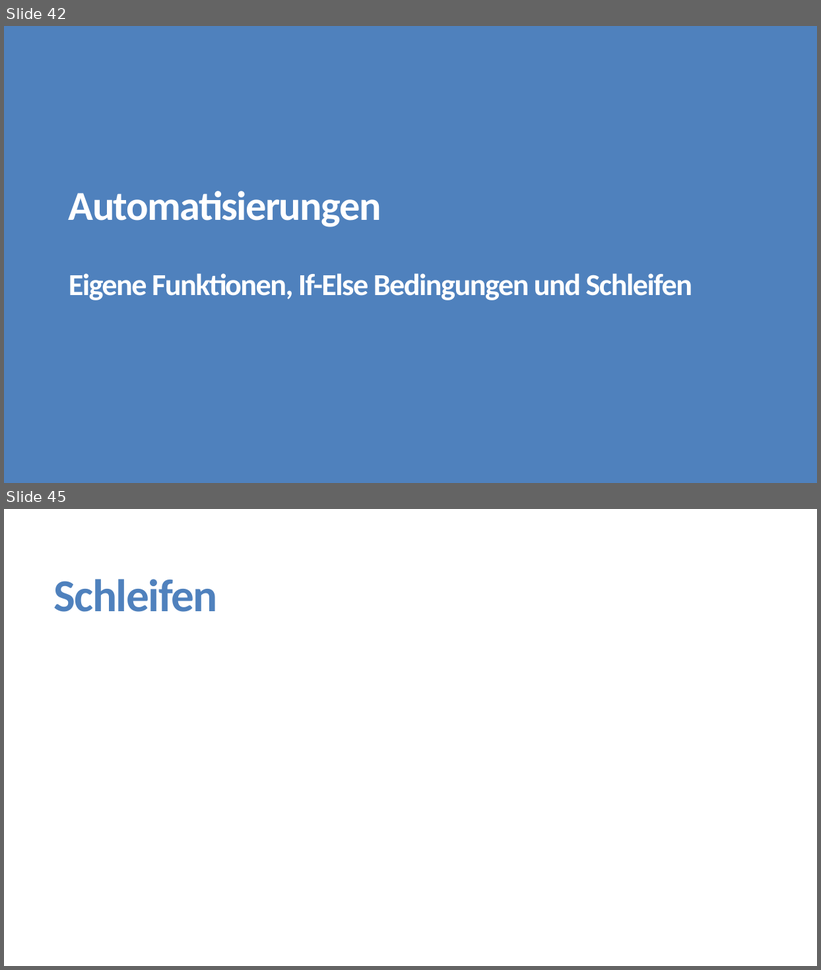
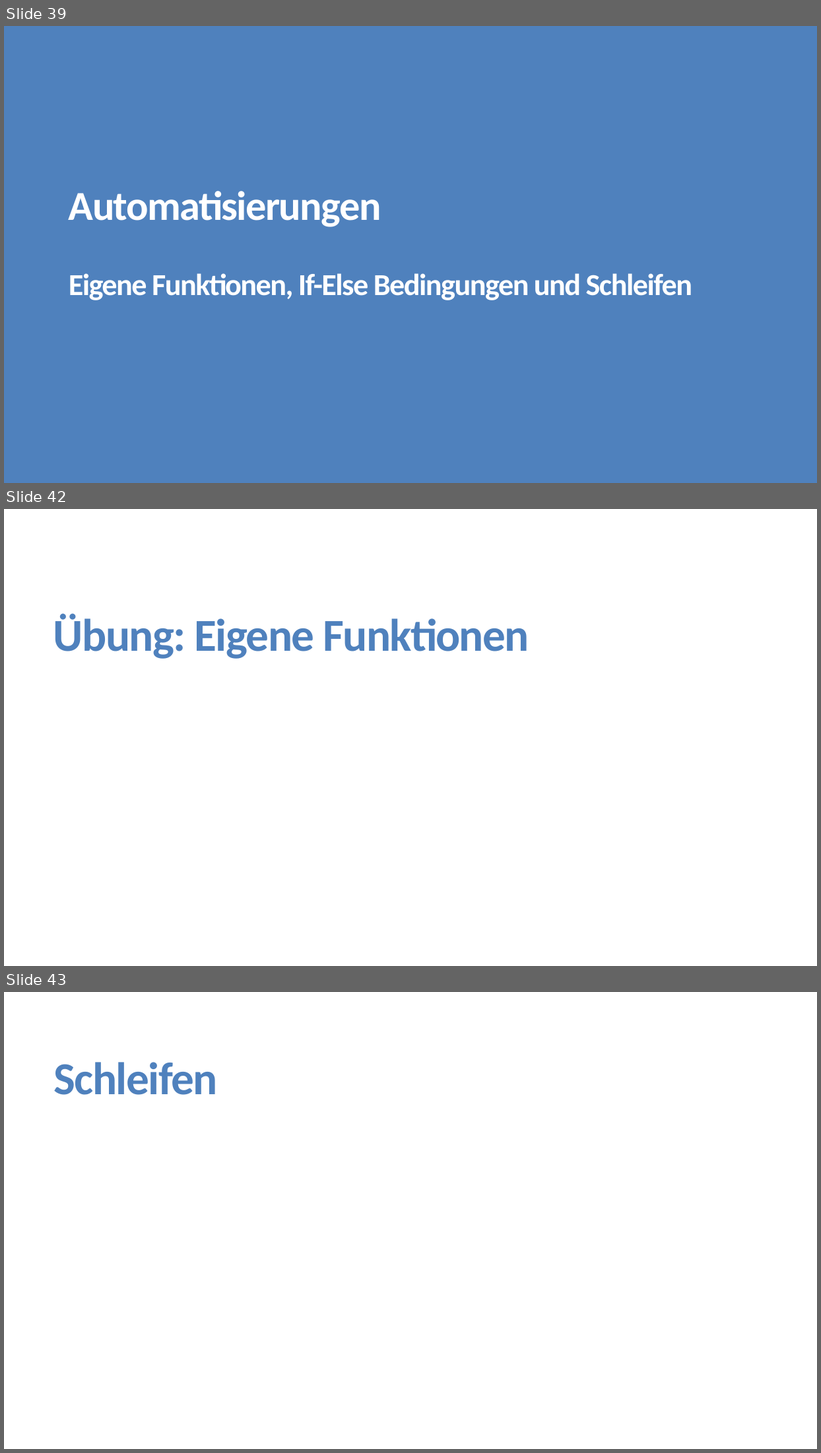
Before and after one commit to FlorianKeppeler/RKurs, a slide deck: Präsentationen/Einführung in R.pptx. Shown one above the other, each under a label of ours: slides 42 and 45 before the commit, slides 39, 42 and 43 after it; the slides between them are not shown. The pictures are 821x970 and 821x1453 pixels, drawn with LibreOffice and Linux fonts; fonts in the diff are those of the drawing. Boxes give left, top, right and bottom in pixels: in the first picture for what was removed or moved away, otherwise in the second. Text is boxed around its words. In the diff, an @@ line names an element or a change of style, - is before the commit and + after.

```diff
--- a/Präsentationen/Einführung in R.pptx
+++ b/Präsentationen/Einführung in R.pptx
@@ slide 42 added at box(4, 509, 817, 966), background #FFFFFF @@
@@ title added at box(54, 613, 529, 659), 54 pt, text #4F81BD, bold @@
+Übung: Eigene Funktionen
@@ what was slide 42 is now slide 39 @@
@@ what was slide 45 is now slide 43 @@
```
Also in this commit, not shown: 5 slides changed, 1 other slide added, 4 slides removed, 7 other files.
